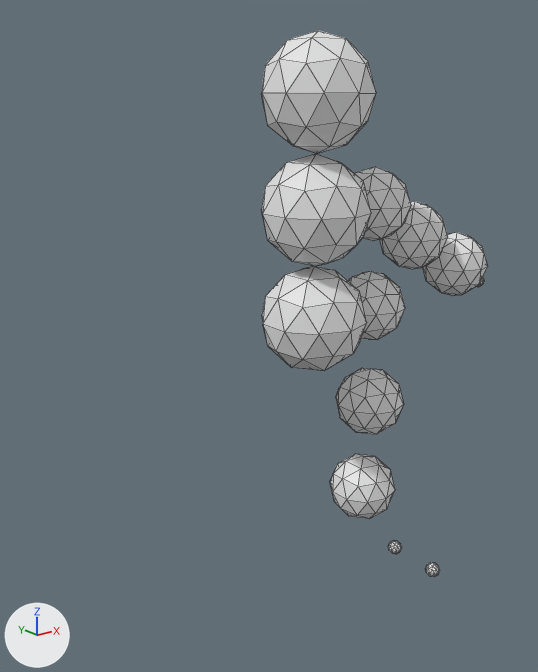
Before and after pictures for a commit that changed the Blender file Assets/character.blend.
The view is the same before and after, from a 50 mm camera at (-0.902, -0.995, 0.885) aimed at (-0.095, 0.014, 0.482). Arrows for +X, +Y and +Z are at lower left; the lights stay in place. Mesh edges are drawn as thin lines.

The first picture shows 'Sphereman'.
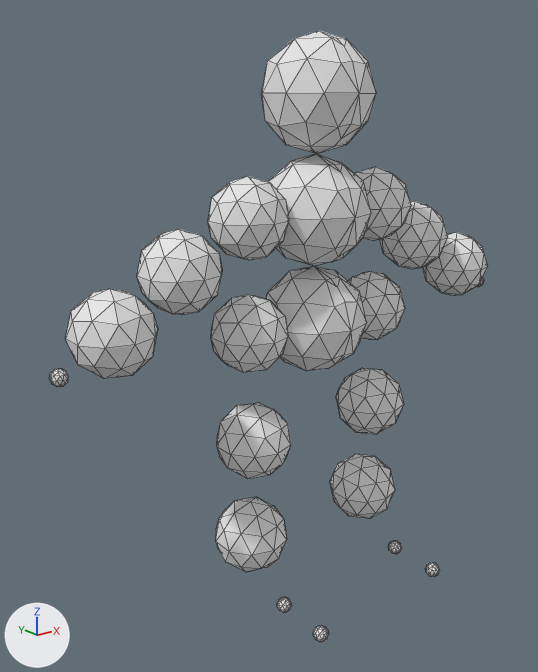
What differs and where, as boxes (x1, y1, x2, y2) in the pictures (538 x 672 px; the box of a moved part takes in the faces that stretch with it):
'Sphereman', reshaped (93% wider, 12% taller)
    before: (261, 30, 488, 577)
    after: (49, 30, 488, 642)
part 1 of me_icosphere_001, added
    after: (208, 176, 289, 260)
part 2 of me_icosphere_001, added
    after: (211, 295, 288, 373)
part 3 of me_icosphere_001, added
    after: (137, 229, 222, 315)
part 4 of me_icosphere_001, added
    after: (65, 289, 158, 379)
part 5 of me_icosphere_001, added
    after: (216, 402, 291, 479)
part 6 of me_icosphere_001, added
    after: (216, 497, 287, 572)
part 7 of me_icosphere_001, added
    after: (313, 625, 329, 642)
part 8 of me_icosphere_001, added
    after: (49, 369, 69, 387)
part 9 of me_icosphere_001, added
    after: (277, 597, 291, 613)
part 10 of me_icosphere_001, moved or reshaped
    both: (266, 30, 366, 371)

The change, as a list of edits to the scene's bpy script:
```text
Change me_icosphere_001:
    used by ob_sphereman; location = (0.0, 0.0, 0.0)
    remove me_icosphere_001.from_pydata(...)  # 504 vertices, 960 faces; spans x -0.095..0.513, y -0.214..0.1, z -0.014..1.0
    add me_icosphere_001.from_pydata(...)  # 918 vertices, 1728 faces; spans x -0.513..0.513, y -0.214..0.1, z -0.014..1.0
    me_icosphere_001 part 1: a new loose piece, an icosphere of 80 faces spanning x -0.217..-0.083, y -0.07..0.07, z 0.63..0.77
    me_icosphere_001 part 2: a new loose piece, an icosphere of 80 faces spanning x -0.217..-0.083, y -0.07..0.07, z 0.43..0.57
    me_icosphere_001 part 3: a new loose piece, an icosphere of 80 faces spanning x -0.346..-0.213, y -0.06..0.08, z 0.555..0.695
    me_icosphere_001 part 4: a new loose piece, an icosphere of 80 faces spanning x -0.476..-0.343, y -0.07..0.07, z 0.48..0.62
    me_icosphere_001 part 5: a new loose piece, an icosphere of 80 faces spanning x -0.217..-0.083, y -0.08..0.06, z 0.23..0.37
    me_icosphere_001 part 6: a new loose piece, an icosphere of 80 faces spanning x -0.217..-0.083, y -0.07..0.07, z 0.03..0.17
    me_icosphere_001 part 7: a new loose piece, an icosphere of 80 faces spanning x -0.163..-0.137, y -0.214..-0.186, z -0.014..0.014
    me_icosphere_001 part 8: a new loose piece, an icosphere of 80 faces spanning x -0.513..-0.487, y -0.014..0.014, z 0.486..0.514
    me_icosphere_001 part 9: a new loose piece, an icosphere of 80 faces spanning x -0.163..-0.137, y -0.114..-0.086, z -0.014..0.014
    me_icosphere_001 part 10
    27 vertices are removed from x -0.053..-0.016, y -0.085..0.085, z 0.415..0.985
    144 faces are deleted
    6 vertices in x -0.072, y -0.053..0.053, z 0.545..0.945 move by (0.0, 0.0, -0.09)
    6 vertices in x -0.069, y -0.05..0.05, z 0.447..0.847 move by (0.0, 0.0, 0.106)
    3 vertices in x -0.089, y 0.0, z 0.455..0.855 move by (0.0, 0.0, 0.09)
    3 vertices in x -0.085, y 0.0, z 0.553..0.953 move by (0.0, 0.0, -0.106)
    39 vertices are added at x -0.053..0.0, y -0.085..0.085, z 0.415..0.985
    6 new vertices lie (0.033, 0.0, -0.053) away from vertices in x -0.059, y -0.081..0.081, z 0.5..0.9
    6 new vertices lie (0.053, 0.0, 0.032) away from vertices in x -0.069, y -0.05..0.05, z 0.447..0.847
    6 new vertices lie (-0.043, -0.014, 0.0) away from vertices in x 0.0..0.043, y -0.031..0.045, z 0.415..0.815
    6 new vertices lie (0.0, -0.017, 0.012) away from vertices in x 0.0, y -0.045..0.062, z 0.415..0.973
    192 new faces join them
```
